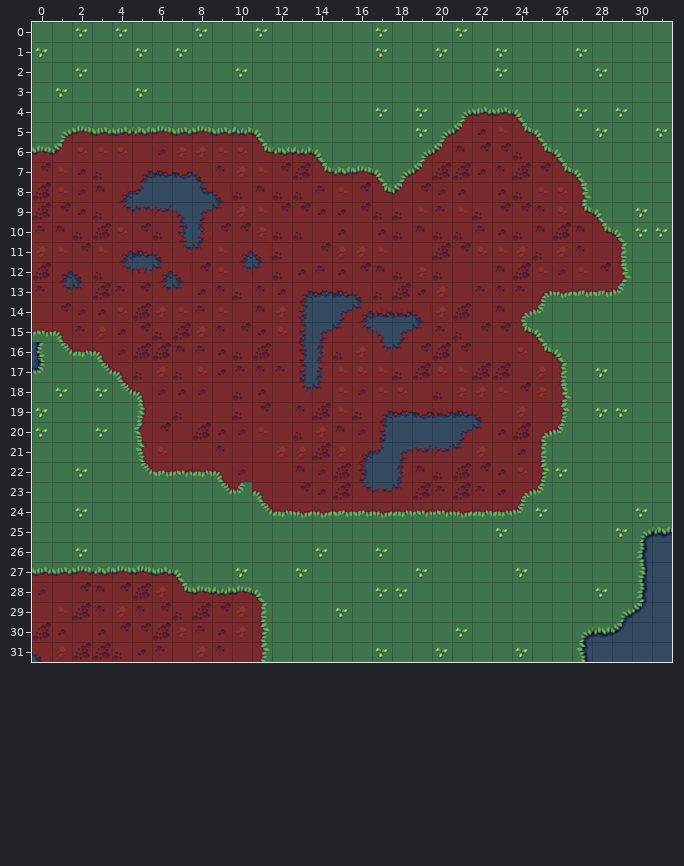
Level history. Tiled map: levels/level2.tmx. Above, as it was before the edit.
Cells are 32x32 px. Shown: x 0..31, y 0..31.
Now the later version:
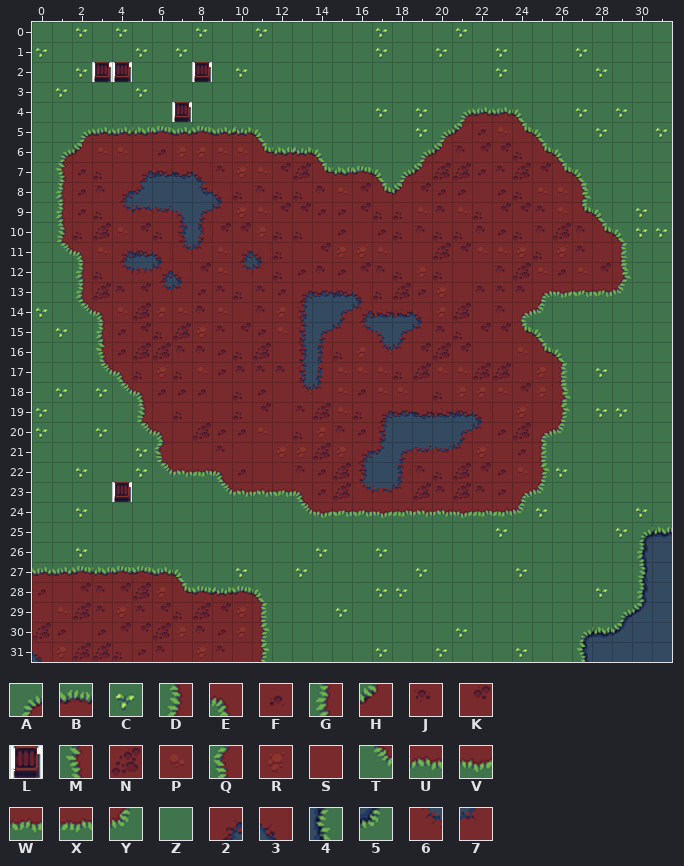
Key: from "sheet": A 0, B 3, C 6, D 24, E 26, F 27, G 48, H 50, J 51, K 52, L 67, M 72, N 75, P 76, Q 96, R 99, S 100, T 120, U 121, V 122, W 123, X 124, Y 125, Z 150, 2 151, 3 156, 4 197, 5 269, 6 271, 7 276.
_ is an empty cell.
Tiles of an added or newly shown layer are drawn over the layers below it.
Diff:
{"where": "layer \"Layer0\""}
{"y":5,"x":1,"old":"AB","new":"ZA"}
{"y":6,"x":0,"old":"BHP","new":"ZAH"}
{"y":7,"x":0,"old":"KP","new":"ZM"}
{"y":8,"x":0,"old":"NP","new":"ZG"}
{"y":9,"x":0,"old":"NK","new":"ZG"}
{"y":10,"x":0,"old":"JJ","new":"ZD"}
{"y":11,"x":0,"old":"RPK","new":"ZTE"}
{"y":12,"x":0,"old":"N23","new":"ZZG"}
{"y":13,"x":0,"old":"J67","new":"ZZG"}
{"y":14,"x":0,"old":"SKFF","new":"CZTE"}
{"y":15,"x":0,"old":"UEJR","new":"ZCZG"}
{"y":16,"x":0,"old":"4TXE","new":"ZZZM"}
{"y":17,"x":0,"old":"5","new":"Z"}
{"y":20,"x":5,"old":"QK","new":"TE"}
{"y":21,"x":5,"old":"MP","new":"CQ"}
{"y":22,"x":5,"old":"TW","new":"CT"}
{"y":23,"x":10,"old":"YESK","new":"UUWE"}
{"y":24,"x":11,"old":"TXV","new":"ZZT"}
{"where": "layer \"Layer1\" (now shown)"}
{"y":2,"x":3,"old":"__","new":"LL"}
{"y":2,"x":8,"old":"_","new":"L"}
{"y":4,"x":7,"old":"_","new":"L"}
{"y":23,"x":4,"old":"_","new":"L"}
{"label":"added","picture_box":[92,62,132,82]}
{"label":"added","picture_box":[192,62,212,82]}
{"label":"added","picture_box":[172,102,192,122]}
{"label":"changed","picture_box":[32,125,107,375]}
{"label":"changed","picture_box":[112,422,172,502]}
{"label":"changed","picture_box":[232,482,312,519]}
